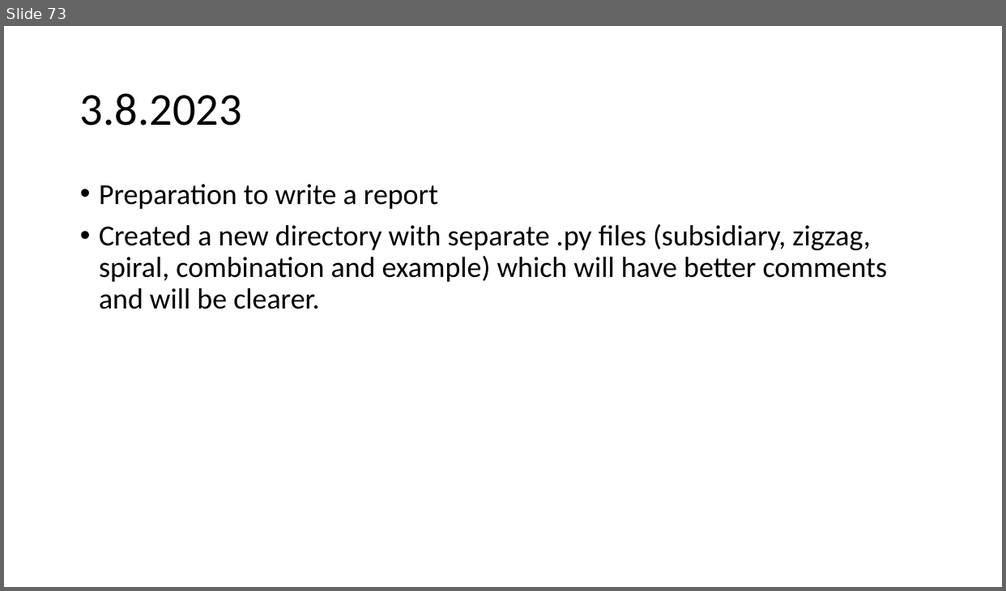
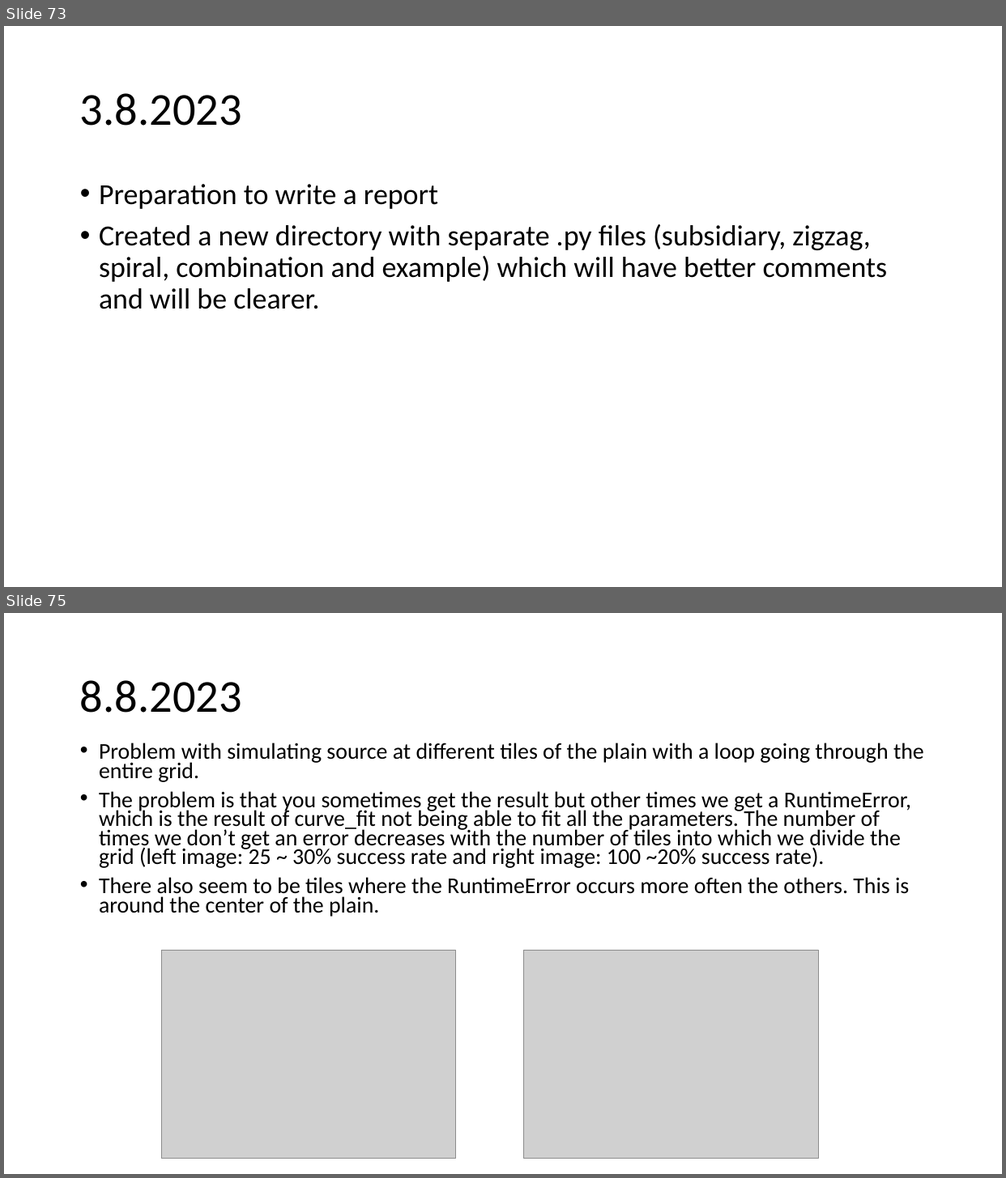
Before and after one commit to urhtrinko/DroneRadioactivity_student_job, a slide deck: reports/work_diary.pptx. Shown one above the other, each under a label of ours: slide 73 before the commit, slides 73 and 75 after it; the slides between them are not shown. The pictures are 1006x591 and 1006x1178 pixels, drawn with LibreOffice and Linux fonts; fonts in the diff are those of the drawing; grey boxes stand for pictures. Boxes give left, top, right and bottom in pixels: in the first picture for what was removed or moved away, otherwise in the second. Text is boxed around its words. In the diff, an @@ line names an element or a change of style, - is before the commit and + after.

```diff
--- a/reports/work_diary.pptx
+++ b/reports/work_diary.pptx
@@ slide 75 added at box(4, 613, 1002, 1174), background #FFFFFF @@
@@ title added at box(80, 680, 242, 713), 44 pt, text #000000 @@
+8.8.2023
@@ text added at box(99, 743, 924, 917), 21.7 pt, text #000000 @@
+• Problem with simulating source at different tiles of the plain with a loop going through the entire grid.
+• The problem is that you sometimes get the result but other times we get a RuntimeError, which is the result of curve_fit not being able to fit all the parameters. The number of times we don’t get an error decreases with the number of tiles into which we divide the grid (left image: 25 ~ 30% success rate and right image: 100 ~20% success rate).
+• There also seem to be tiles where the RuntimeError occurs more often the others. This is around the center of the plain.
@@ picture added at box(161, 950, 456, 1159) @@
@@ picture added at box(523, 950, 819, 1159) @@
```
Also in this commit, not shown: 1 slide changed, 1 other slide added.
